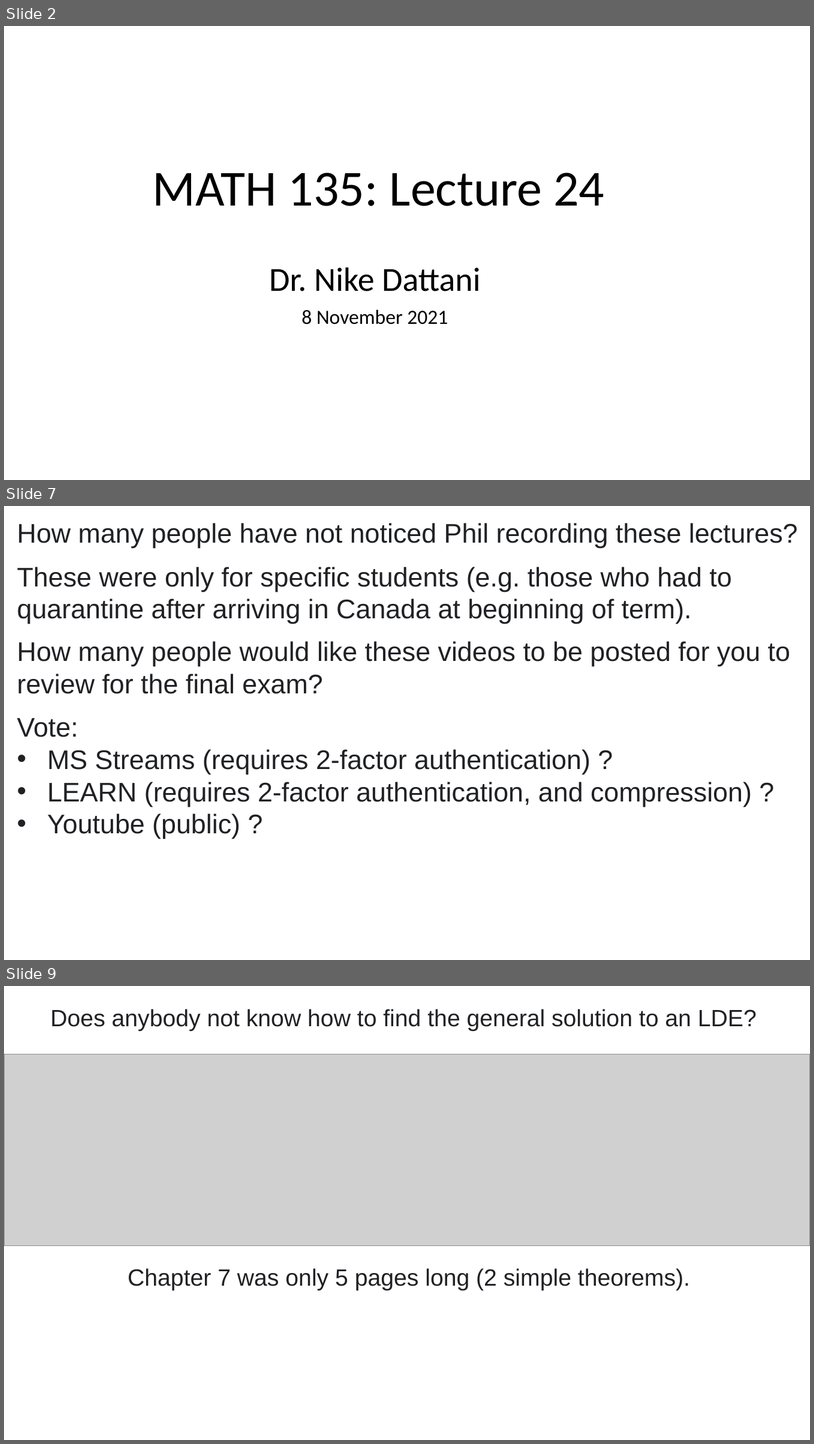
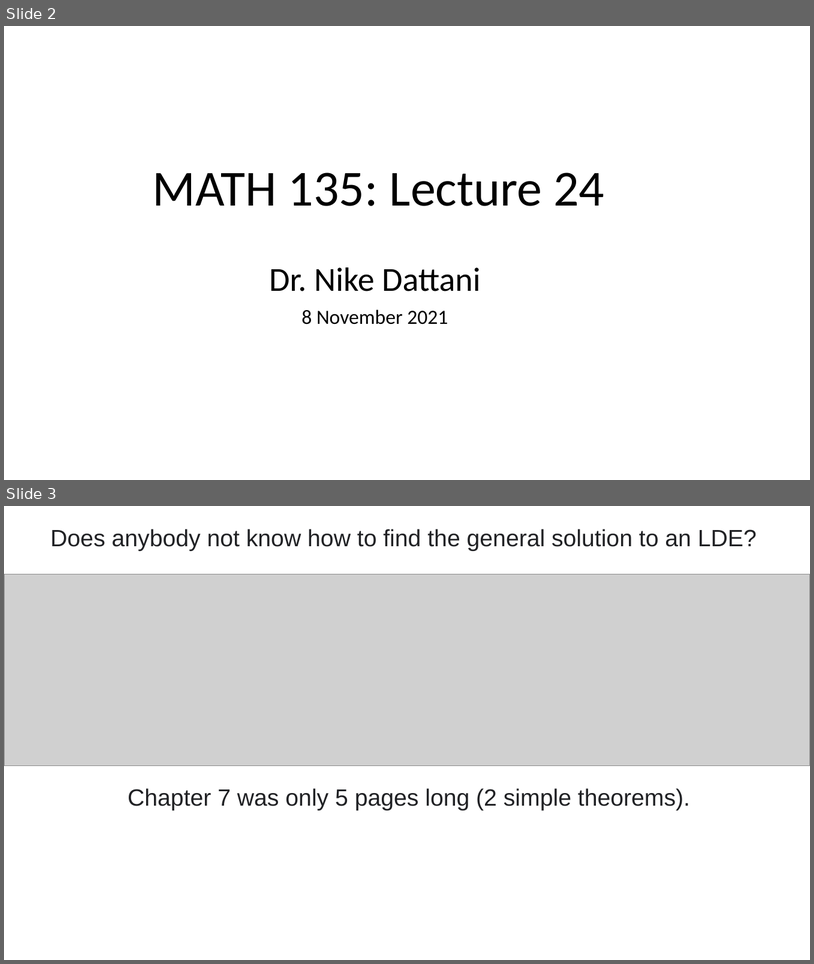
Before and after one commit to ndattani/Lecture_Notes, a slide deck: University_of_Waterloo/Fall_2021/MATH135/UW_Fall2021_MATH135_Lecture24.pptx. Shown one above the other, each under a label of ours: slides 2, 7 and 9 before the commit, slides 2 and 3 after it; the slides between them are not shown. The pictures are 814x1444 and 814x964 pixels, drawn with LibreOffice and Linux fonts; fonts in the diff are those of the drawing; grey boxes stand for pictures. Boxes give left, top, right and bottom in pixels: in the first picture for what was removed or moved away, otherwise in the second. Text is boxed around its words. In the diff, an @@ line names an element or a change of style, - is before the commit and + after.

```diff
--- a/University_of_Waterloo/Fall_2021/MATH135/UW_Fall2021_MATH135_Lecture24.pptx
+++ b/University_of_Waterloo/Fall_2021/MATH135/UW_Fall2021_MATH135_Lecture24.pptx
@@ slide 7 removed at <box>4,506,810,960</box>, background #FFFFFF @@
@@ text removed at <box>17,523,798,838</box> @@
-How many people have not noticed Phil recording these lectures?
-These were only for specific students (e.g. those who had to quarantine after arriving in Canada at beginning of term).
-How many people would like these videos to be posted for you to review for the final exam?
-Vote:
-• MS Streams (requires 2-factor authentication) ?
-• LEARN (requires 2-factor authentication, and compression) ?
-• Youtube (public) ?
@@ what was slide 9 is now slide 3 @@
```
Also in this commit, not shown: 8 other slides removed, 1 other file.
